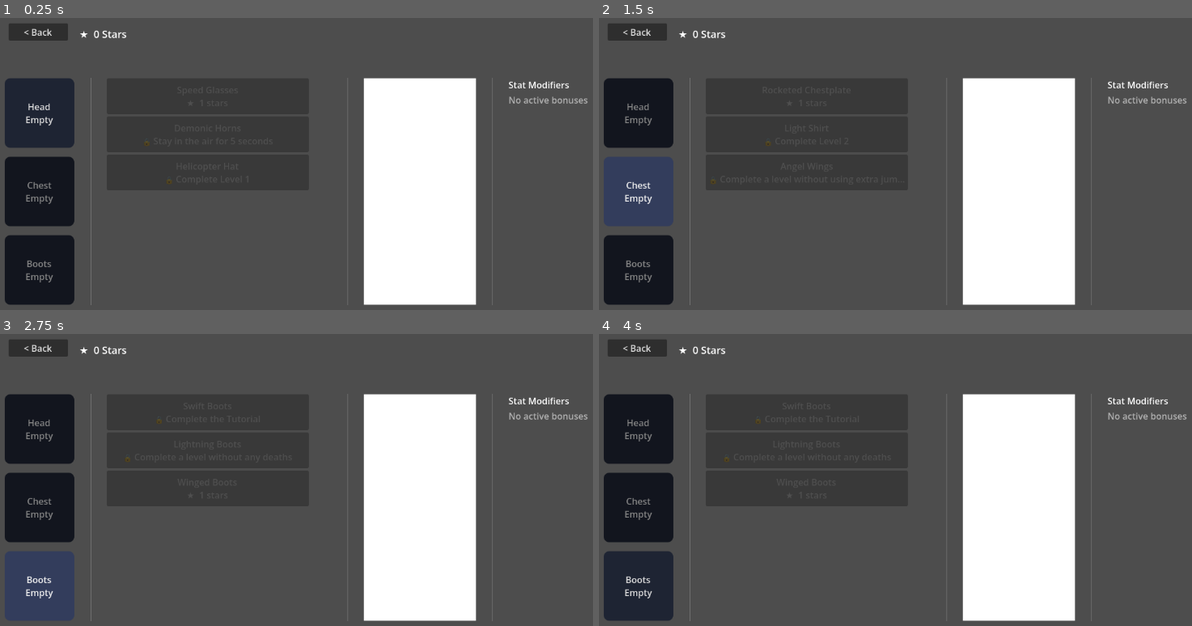
Above: before the commit, frames 1-4 (two rows, left to right).
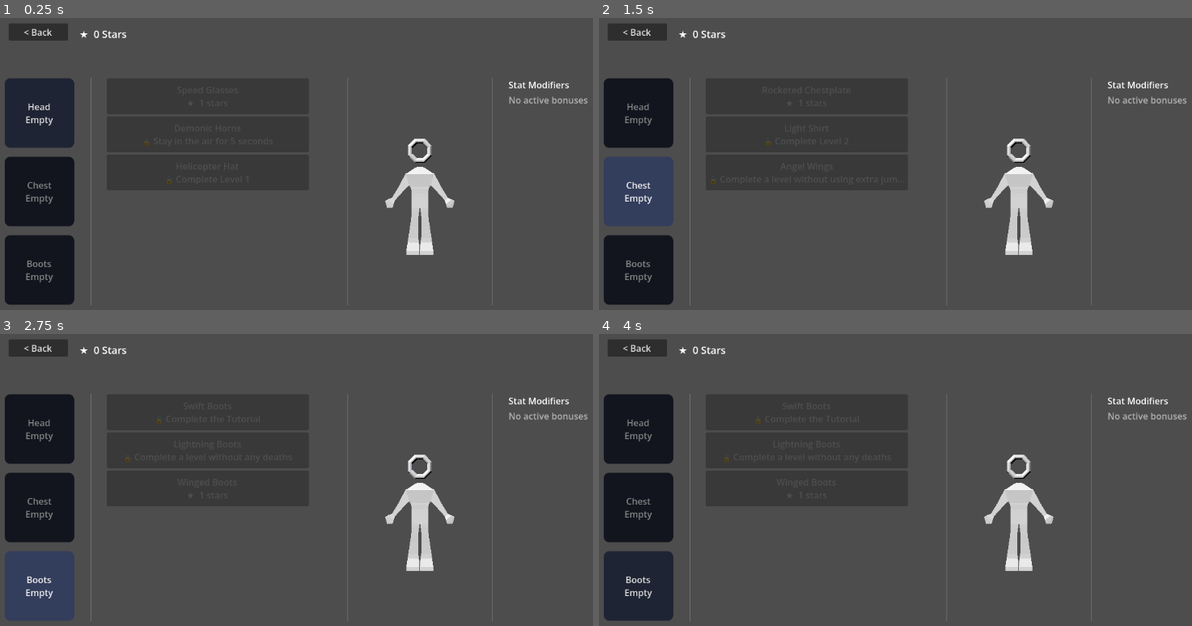
Above: after the commit, the same moments.

Repository: jpvds1/DDJD
Game: Godot game, scene res://scenes/ui/customization_menu.tscn
The game is run twice, just before and just after one commit, with the same random seed, the same clock (stepped at 60 frames per second) and the same inputs. This scene is started directly instead of the project's main scene.
Inputs (mouse positions are in pixels of both pictures, inside the frame that each line leads up to):
- Up to frame 1 (0.25 s): no input
- Up to frame 2 (1.5 s): click "Head Empty" at 0.5 s; click "Chest Empty" at 1.25 s
- Up to frame 3 (2.75 s): click "Boots Empty" at 2 s
- Up to frame 4 (4 s): click "< Back" at 2.75 s; move the mouse to (1061, 488) at 3.52 s; hold D (move_right) from 3.53 s (still down); tap Q (dash) at 3.6 s; click (1061, 488) at 3.67 s

The runs differ from the first frame. In frame 1, 15% of the frame differs, in the area x 61-81%, y 20-99%; in frame 2, 15%; in frame 3, 15%; in frame 4, 15%.
Error in both runs: Invalid call. Nonexistent function 'change_GUI_scene' in base 'Nil'. (res://scripts/ui/customization_menu.gd:270)

Commit message:
feat: added viewport

Diff:
--- a/platformer-game/scenes/ui/customization_menu.tscn
+++ b/platformer-game/scenes/ui/customization_menu.tscn
@@ -1,6 +1,7 @@
 [gd_scene format=3 uid="uid://nk6mrgg4s2yu"]
 
 [ext_resource type="Script" uid="uid://vtgmobmh3xlj" path="res://scripts/ui/customization_menu.gd" id="1_xq2xj"]
+[ext_resource type="PackedScene" path="res://assets/models/player/player.glb" id="2_player"]
 
 [sub_resource type="StyleBoxFlat" id="StyleBoxFlat_slot_n"]
 bg_color = Color(0.12, 0.14, 0.20, 1)
@@ -107,9 +108,35 @@
 custom_minimum_size = Vector2(50, 0)
 layout_mode = 2
 
-[node name="CharacterPlaceholder" type="ColorRect" parent="HBoxContainer" unique_id=1293196574]
+[node name="CharacterPreview" type="SubViewportContainer" parent="HBoxContainer" unique_id=1293196575]
 custom_minimum_size = Vector2(200, 0)
 layout_mode = 2
+stretch = true
+
+[node name="SubViewport" type="SubViewport" parent="HBoxContainer/CharacterPreview" unique_id=1293196576]
+transparent_bg = true
+handle_input_locally = false
+own_world_3d = true
+size = Vector2i(200, 404)
+
+[node name="Camera3D" type="Camera3D" parent="HBoxContainer/CharacterPreview/SubViewport" unique_id=1293196577]
+transform = Transform3D(1, 0, 0, 0, 1, 0, 0, 0, 1, 0, 1.2, 3.5)
+rotation_degrees = Vector3(-5, 0, 0)
+current = true
+fov = 50
+
+[node name="KeyLight" type="DirectionalLight3D" parent="HBoxContainer/CharacterPreview/SubViewport" unique_id=1293196578]
+transform = Transform3D(1, 0, 0, 0, 1, 0, 0, 0, 1, 0, 0, 0)
+rotation_degrees = Vector3(-40, -30, 0)
+light_energy = 1.2
+
+[node name="FillLight" type="DirectionalLight3D" parent="HBoxContainer/CharacterPreview/SubViewport" unique_id=1293196579]
+transform = Transform3D(1, 0, 0, 0, 1, 0, 0, 0, 1, 0, 0, 0)
+rotation_degrees = Vector3(-20, 150, 0)
+light_energy = 0.4
+light_color = Color(0.65, 0.75, 1.0, 1.0)
+
+[node name="PlayerModel" parent="HBoxContainer/CharacterPreview/SubViewport" instance=ExtResource("2_player") unique_id=1293196580]
 
 [node name="VSeparator" type="VSeparator" parent="HBoxContainer" unique_id=758279473]
 custom_minimum_size = Vector2(50, 0)
